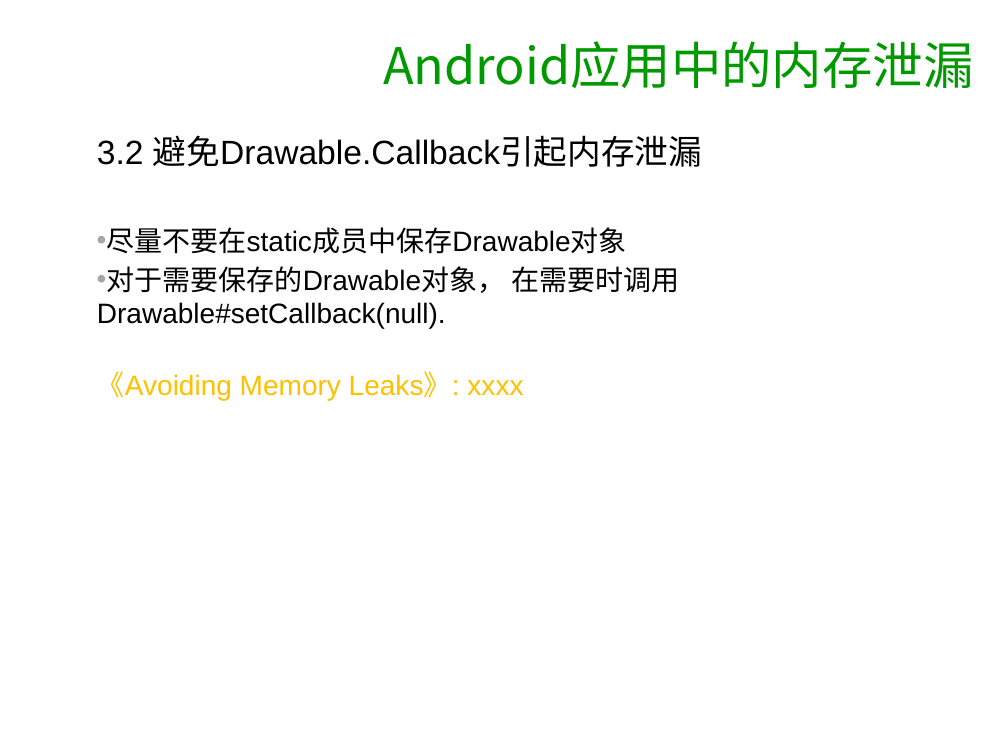
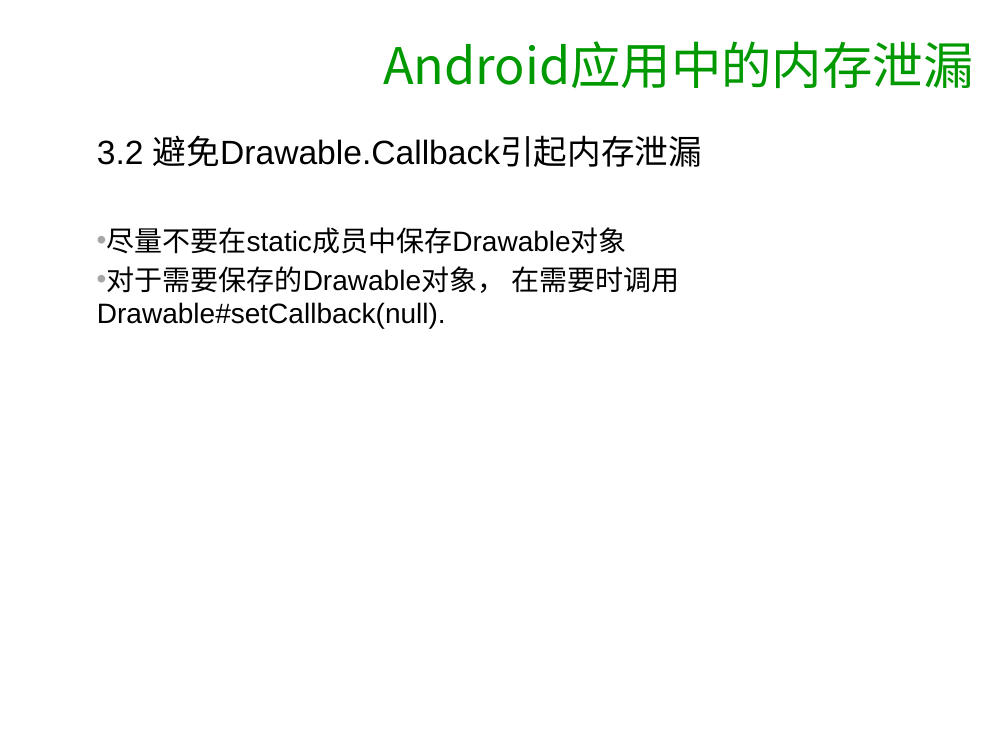
Before and after one commit to songzhengxuan/kata, a slide deck: slide 28 of ppt/ppt.ppt. Drawn at 1008x756 pixels with LibreOffice and Linux fonts; fonts in the diff are those of the drawing; background and template pictures are left out. Boxes give left, top, right and bottom in pixels: in the first picture for what was removed or moved away, otherwise in the second. Text is boxed around its words. In the diff, an @@ line names an element or a change of style, - is before the commit and + after.

```diff
--- a/ppt/ppt.ppt
+++ b/ppt/ppt.ppt
@@ text at (97, 371, 523, 401): paragraph removed @@
-《Avoiding Memory Leaks》: xxxx
```
Also in this commit, not shown: 7 other slides changed, 51 other files.
